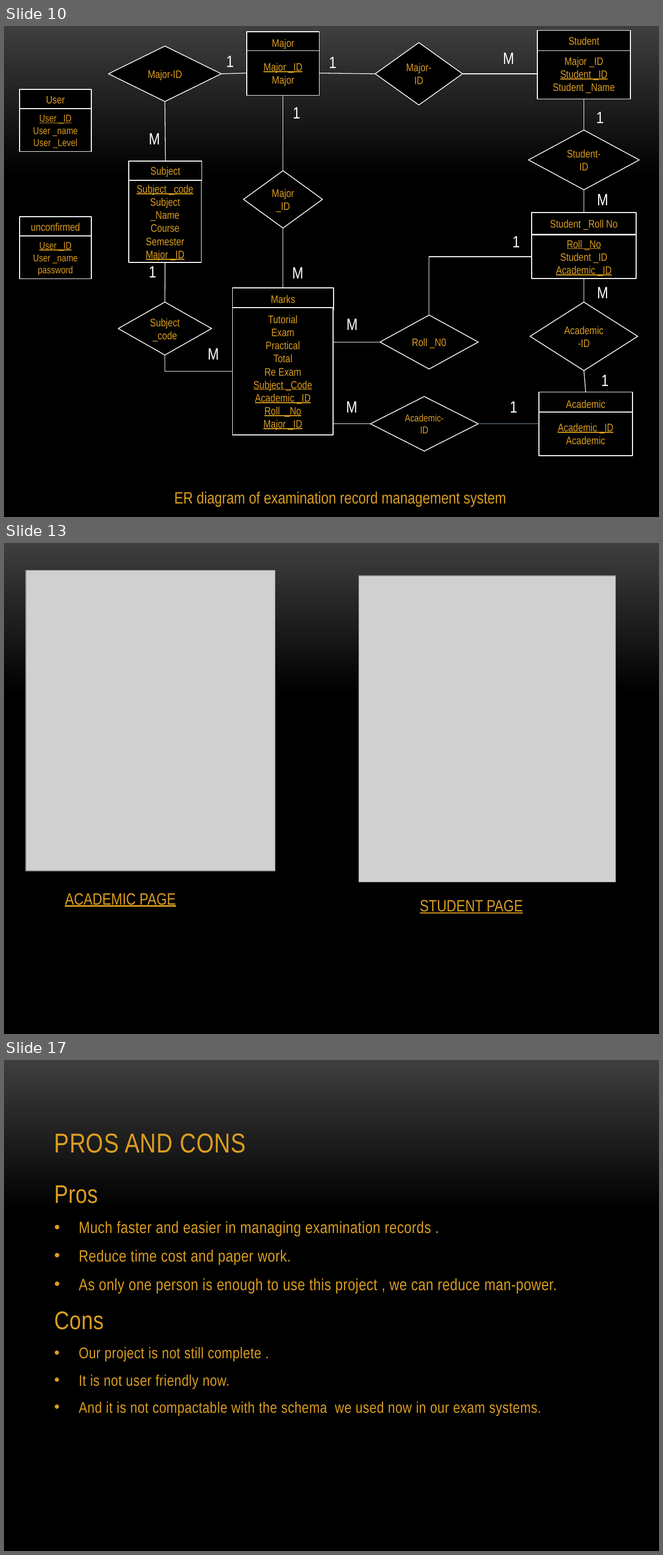
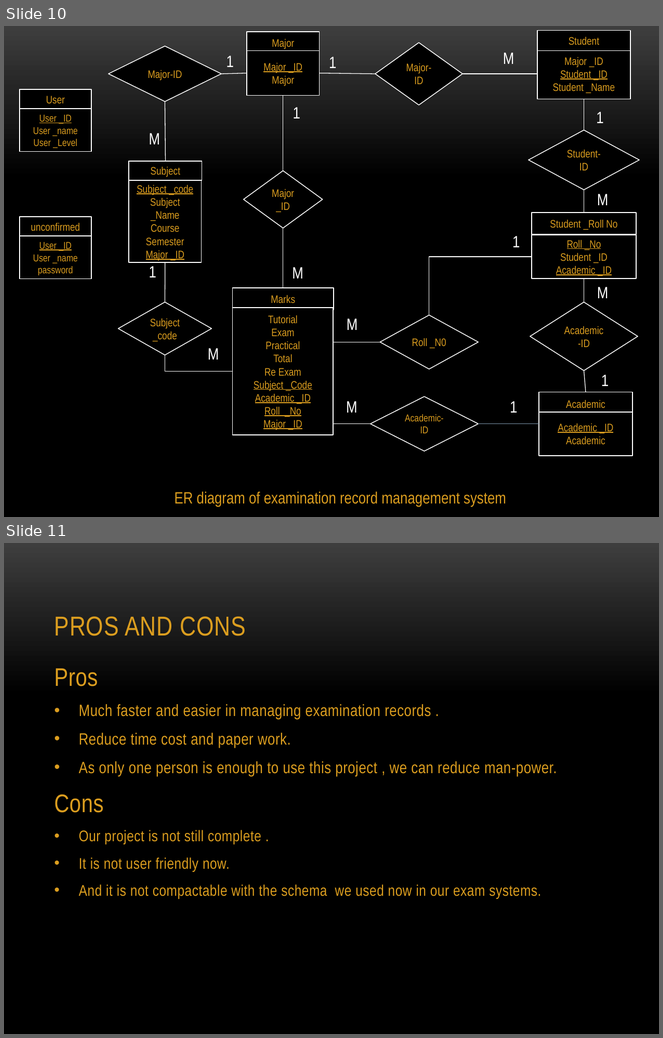
Before and after one commit to team7mit/ExamRecordQQ, a slide deck: Examination Record Management System.pptx. Shown one above the other, each under a label of ours: slides 10, 13 and 17 before the commit, slides 10 and 11 after it; the slides between them are not shown. The pictures are 663x1555 and 663x1038 pixels, drawn with LibreOffice and Linux fonts; fonts in the diff are those of the drawing; grey boxes stand for pictures; background and template pictures are left out. Boxes give left, top, right and bottom in pixels: in the first picture for what was removed or moved away, otherwise in the second. Text is boxed around its words. In the diff, an @@ line names an element or a change of style, - is before the commit and + after.

```diff
--- a/Examination Record Management System.pptx
+++ b/Examination Record Management System.pptx
@@ slide 13 removed at <box>4,543,659,1034</box>, background picture (left out) @@
@@ picture removed at <box>26,571,275,871</box> @@
@@ picture removed at <box>359,576,616,883</box> @@
@@ text removed at <box>65,893,176,907</box> @@
-ACADEMIC PAGE
@@ text removed at <box>420,900,523,914</box> @@
-STUDENT PAGE
@@ what was slide 17 is now slide 11 @@
```
Also in this commit, not shown: 5 other slides removed, 1 other file.
